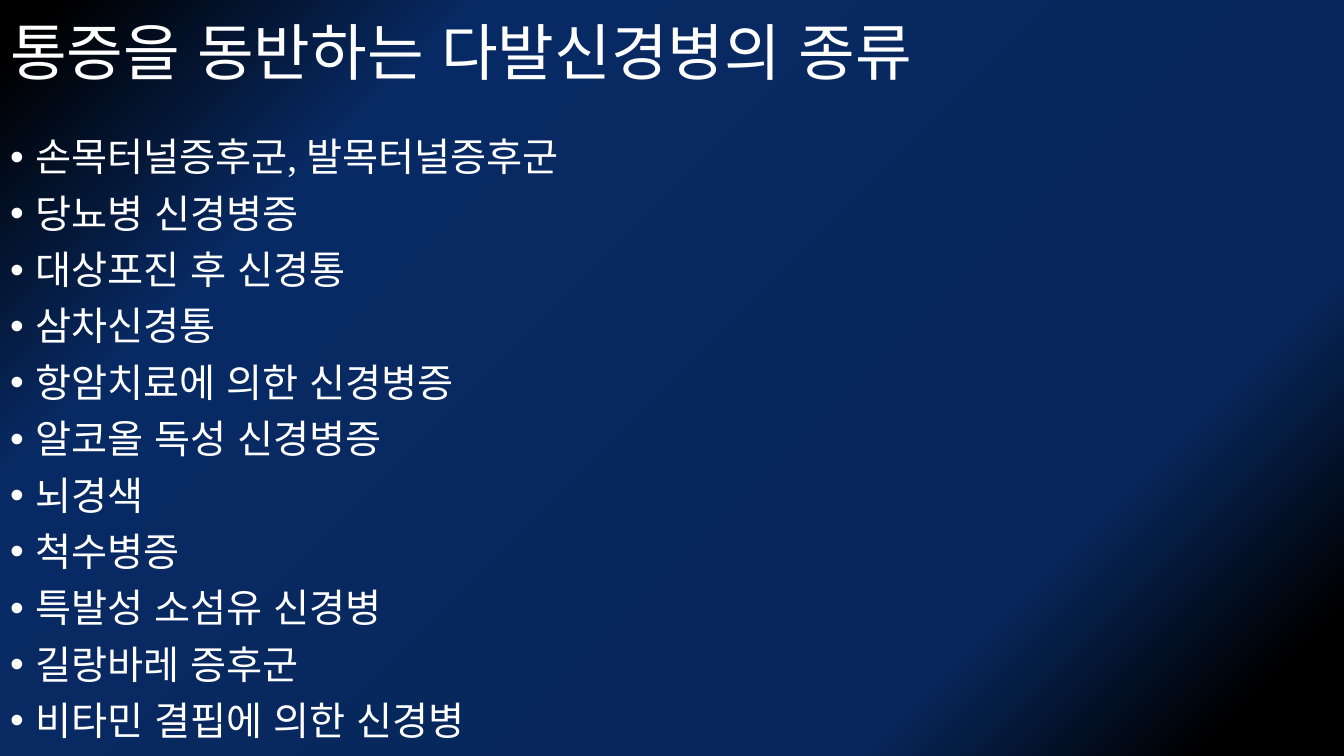
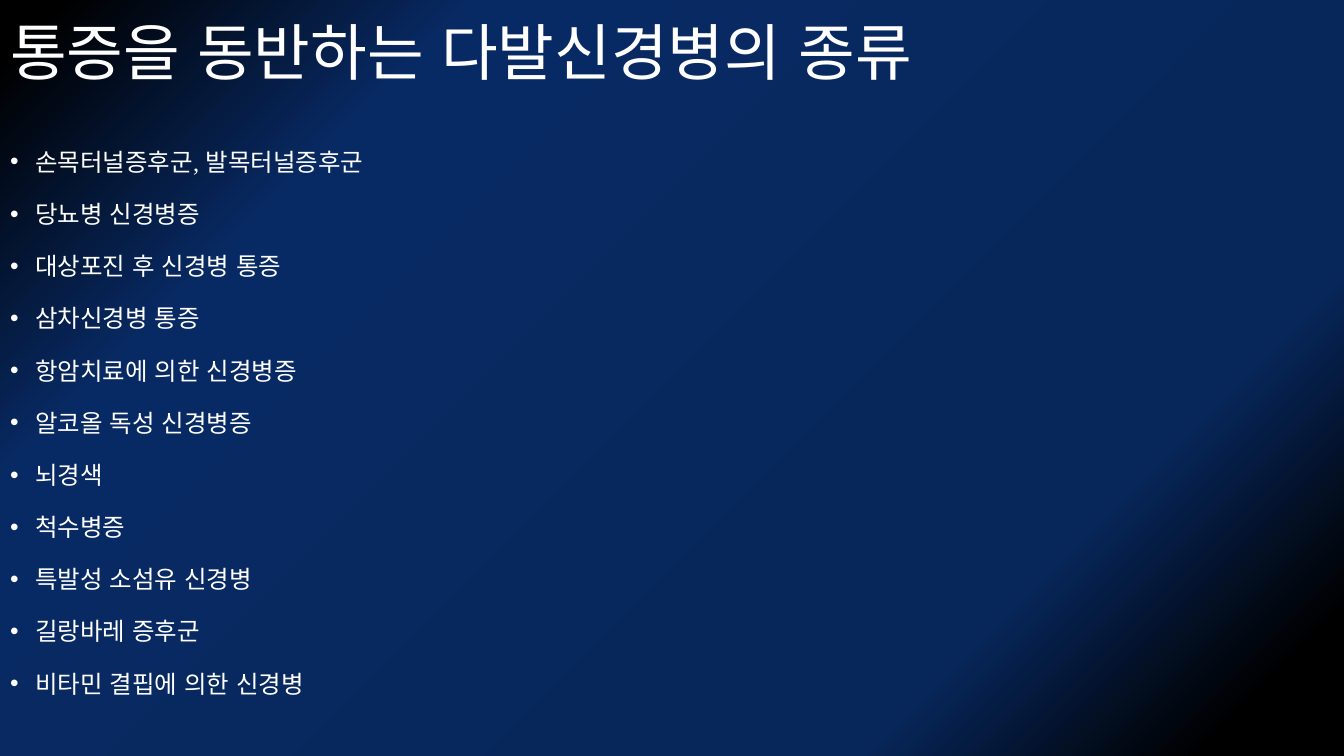
Before and after one commit to kjfdf/lecture, a slide deck: slide 6 of 2021.12 개원의연수강좌-neuropathic pain.pptx (slide 5 before the commit). Drawn at 1344x756 pixels with LibreOffice and Linux fonts; fonts in the diff are those of the drawing. Boxes give left, top, right and bottom in pixels: in the first picture for what was removed or moved away, otherwise in the second. Text is boxed around its words. In the diff, an @@ line names an element or a change of style, - is before the commit and + after.

```diff
--- a/2021.12 개원의연수강좌-neuropathic pain.pptx
+++ b/2021.12 개원의연수강좌-neuropathic pain.pptx
@@ text at (35, 150, 363, 695): size 28 to 17.5 pt in "손목터널증후군, 발목터널증후군", "당뇨병 신경병증", "항암치료에 의한 신경병증", "알코올 독성 신경병증" and 5 more places; line spacing 0.9 to 1.3 @@
@@ text at (35, 254, 281, 329): text changed; size 28 to 17.5 pt @@
-• 대상포진 후 신경통
-• 삼차신경통
+• 대상포진 후 신경병 통증
+• 삼차신경병 통증
```
Also in this commit, not shown: 7 other slides changed, 4 slides added, 1 slide removed.
